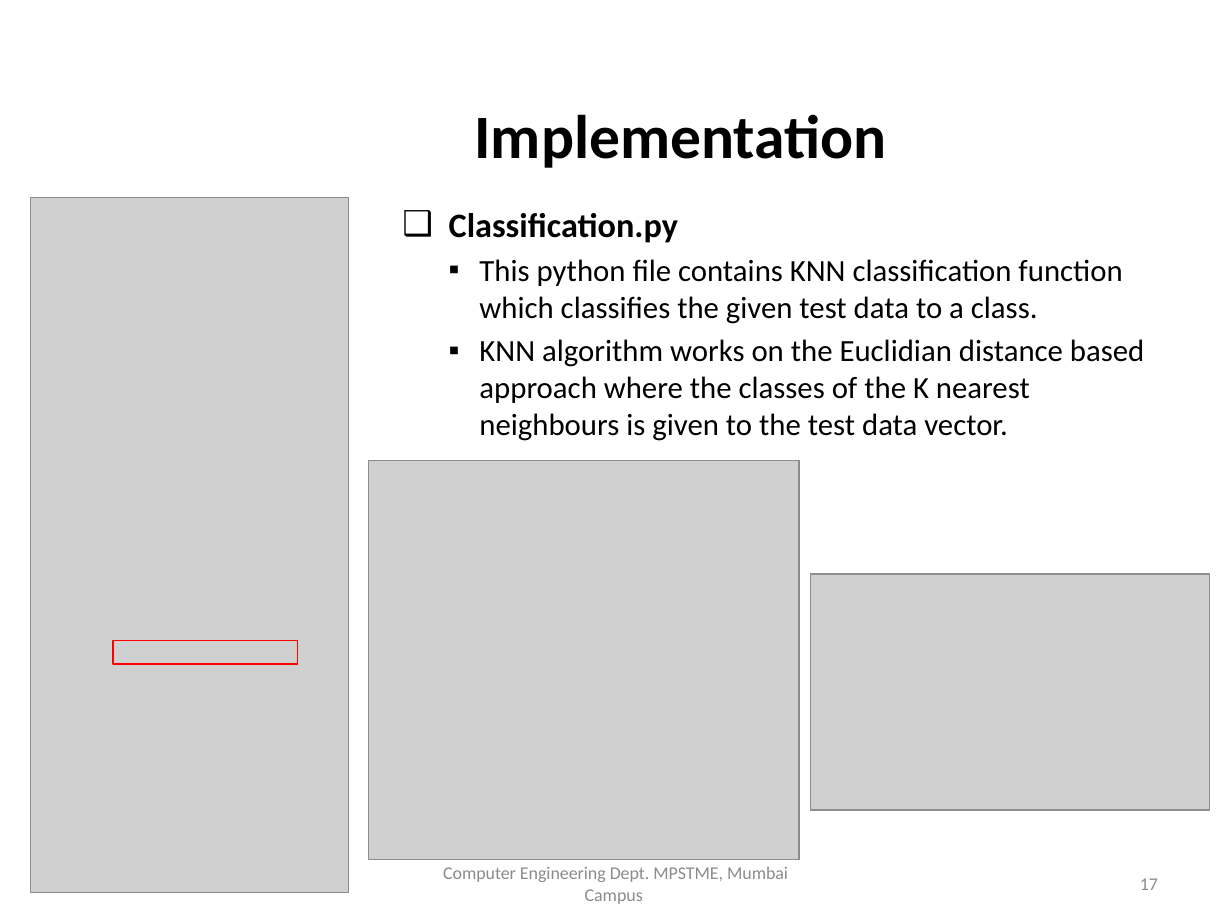
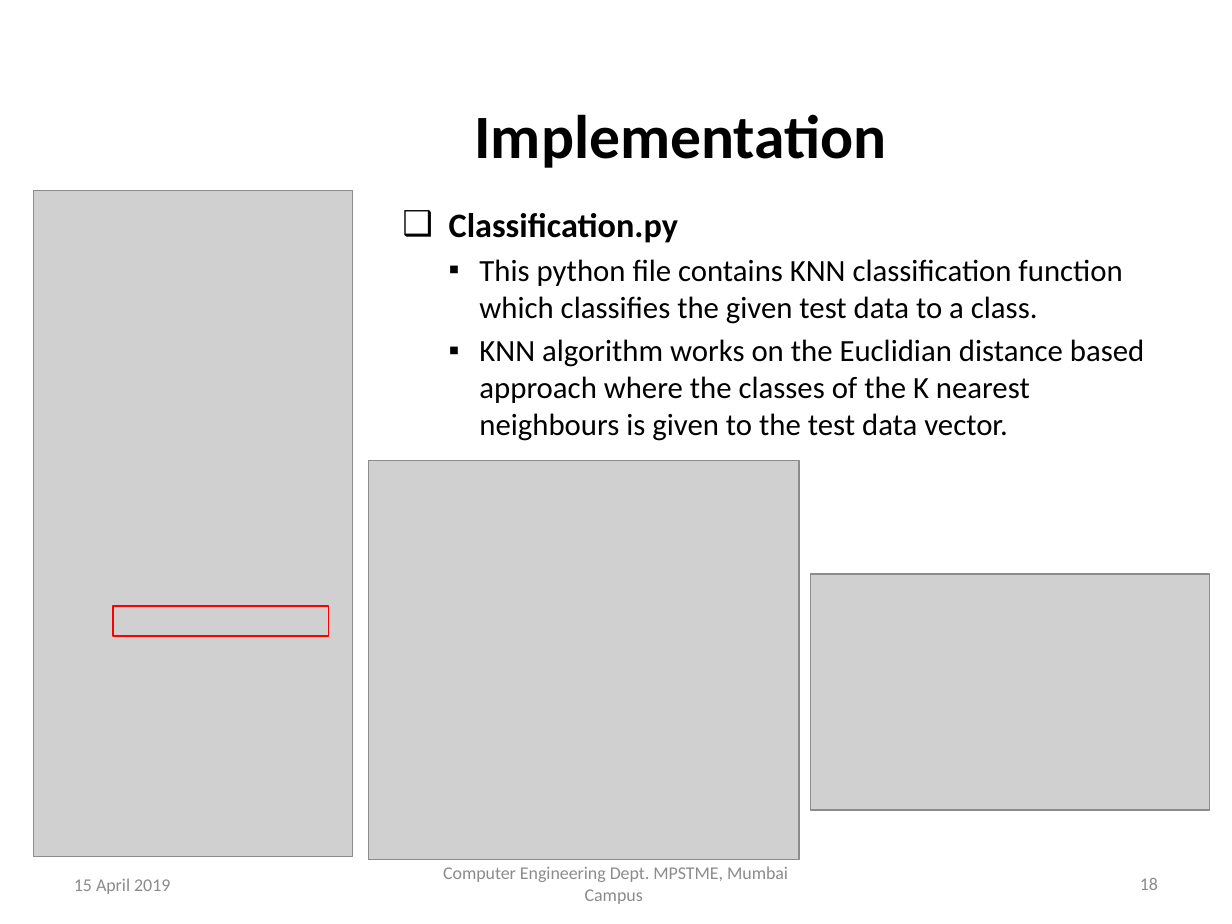
Before and after one commit to TeeeJaey/SignatureVerifier, a slide deck: slide 18 of PPT/B002_ProjectPPT.pptx (slide 17 before the commit). Drawn at 1232x924 pixels with LibreOffice and Linux fonts; fonts in the diff are those of the drawing; grey boxes stand for pictures; background and template pictures are left out. Boxes give left, top, right and bottom in pixels: in the first picture for what was removed or moved away, otherwise in the second. Text is boxed around its words. In the diff, an @@ line names an element or a change of style, - is before the commit and + after.

```diff
--- a/PPT/B002_ProjectPPT.pptx
+++ b/PPT/B002_ProjectPPT.pptx
@@ picture: place and size @@
-picture at bbox=[31, 197, 349, 893]
+picture at bbox=[33, 191, 352, 857]
@@ rectangle: place and size @@
-rectangle at bbox=[113, 641, 298, 664]
+rectangle at bbox=[113, 606, 329, 636]
@@ text at bbox=[74, 878, 170, 894]: text changed @@
-22 March 2019
+15 April 2019
@@ page number at bbox=[1140, 878, 1158, 890]: text changed @@
-17
+18
```
Also in this commit, not shown: 25 other slides changed, 2 slides added, 4 other files.
